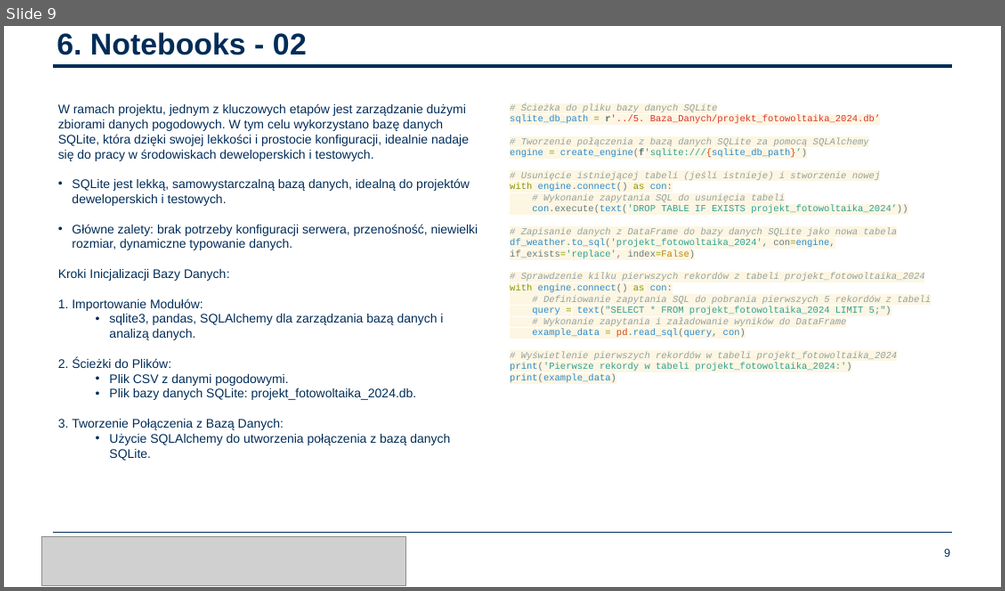
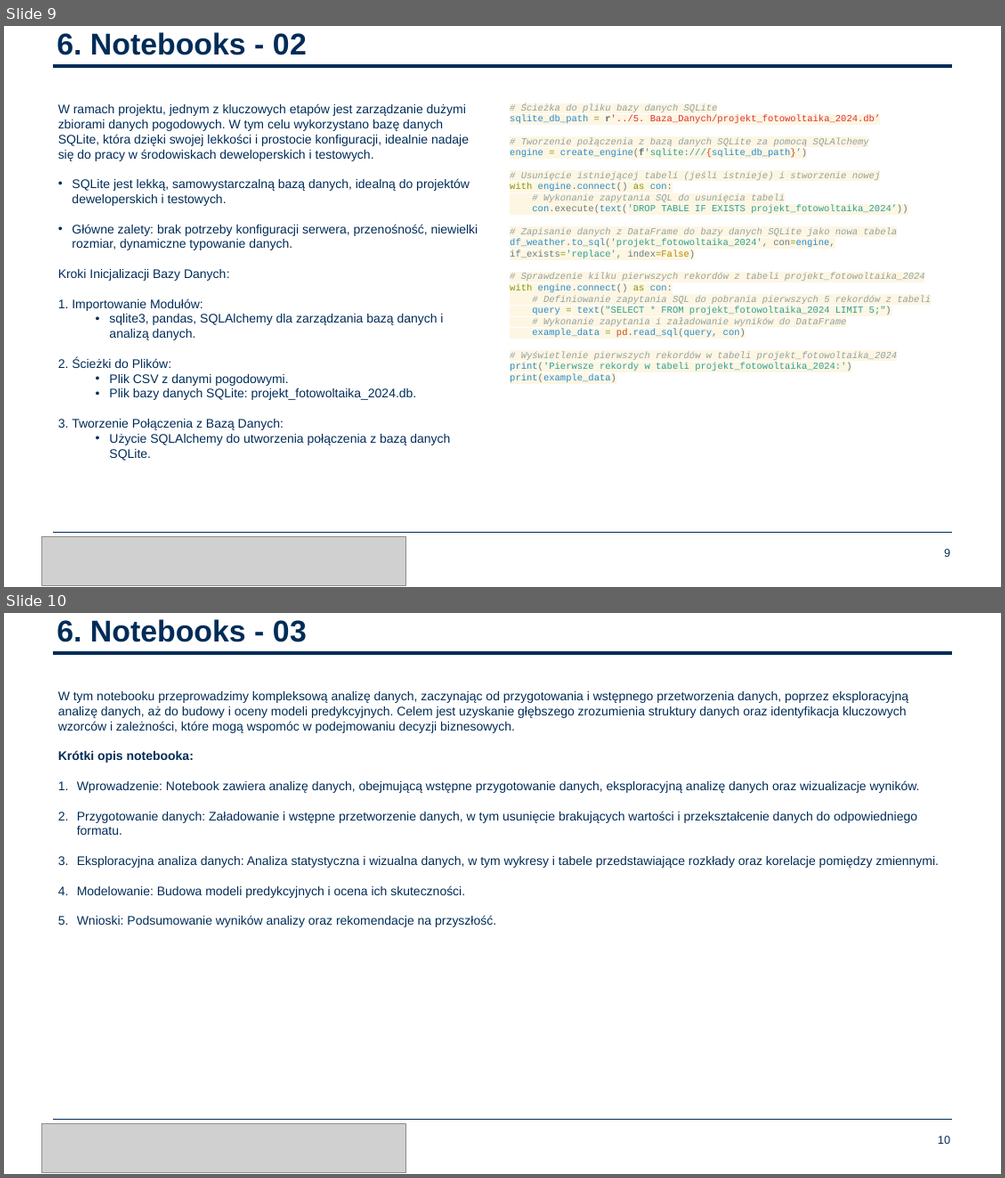
Before and after one commit to BartoszRP/MERITO_ML_Projekt_Fotowoltaika_2024, a slide deck: 6. Docs/Bartosz_Reszka_Piwowarski_Prezentacja.pptx. Shown one above the other, each under a label of ours: slide 9 before the commit, slides 9 and 10 after it. The pictures are 1005x591 and 1005x1178 pixels, drawn with LibreOffice and Linux fonts; fonts in the diff are those of the drawing; grey boxes stand for pictures; background and template pictures are left out. Boxes give left, top, right and bottom in pixels: in the first picture for what was removed or moved away, otherwise in the second. Text is boxed around its words. In the diff, an @@ line names an element or a change of style, - is before the commit and + after.

```diff
--- a/6. Docs/Bartosz_Reszka_Piwowarski_Prezentacja.pptx
+++ b/6. Docs/Bartosz_Reszka_Piwowarski_Prezentacja.pptx
@@ slide 10 added at (x1=4, y1=613, x2=1001, y2=1174), background #FFFFFF; not listed: 2 template elements that a slide beside it also shows @@
@@ title added at (x1=57, y1=619, x2=307, y2=642), 29 pt, text #002C58, bold @@
+6. Notebooks - 03
@@ text added at (x1=58, y1=691, x2=938, y2=927), 12 pt, text #002C58 @@
+W tym notebooku przeprowadzimy kompleksową analizę danych, zaczynając od przygotowania i wstępnego przetworzenia danych, poprzez eksploracyjną analizę danych, aż do budowy i oceny modeli predykcyjnych. Celem jest uzyskanie głębszego zrozumienia struktury danych oraz identyfikacja kluczowych wzorców i zależności, które mogą wspomóc w podejmowaniu decyzji biznesowych.
+Krótki opis notebooka:
+1. Wprowadzenie: Notebook zawiera analizę danych, obejmującą wstępne przygotowanie danych, eksploracyjną analizę danych oraz wizualizacje wyników.
+2. Przygotowanie danych: Załadowanie i wstępne przetworzenie danych, w tym usunięcie brakujących wartości i przekształcenie danych do odpowiedniego formatu.
+3. Eksploracyjna analiza danych: Analiza statystyczna i wizualna danych, w tym wykresy i tabele przedstawiające rozkłady oraz korelacje pomiędzy zmiennymi.
+4. Modelowanie: Budowa modeli predykcyjnych i ocena ich skuteczności.
+5. Wnioski: Podsumowanie wyników analizy oraz rekomendacje na przyszłość.
@@ picture added at (x1=42, y1=1124, x2=405, y2=1172) @@
@@ page number added at (x1=938, y1=1135, x2=950, y2=1143), 10.9 pt, text #002C58 @@
+10
```
Also in this commit, not shown: 1 slide changed, 3 other slides added, 2 other files.
